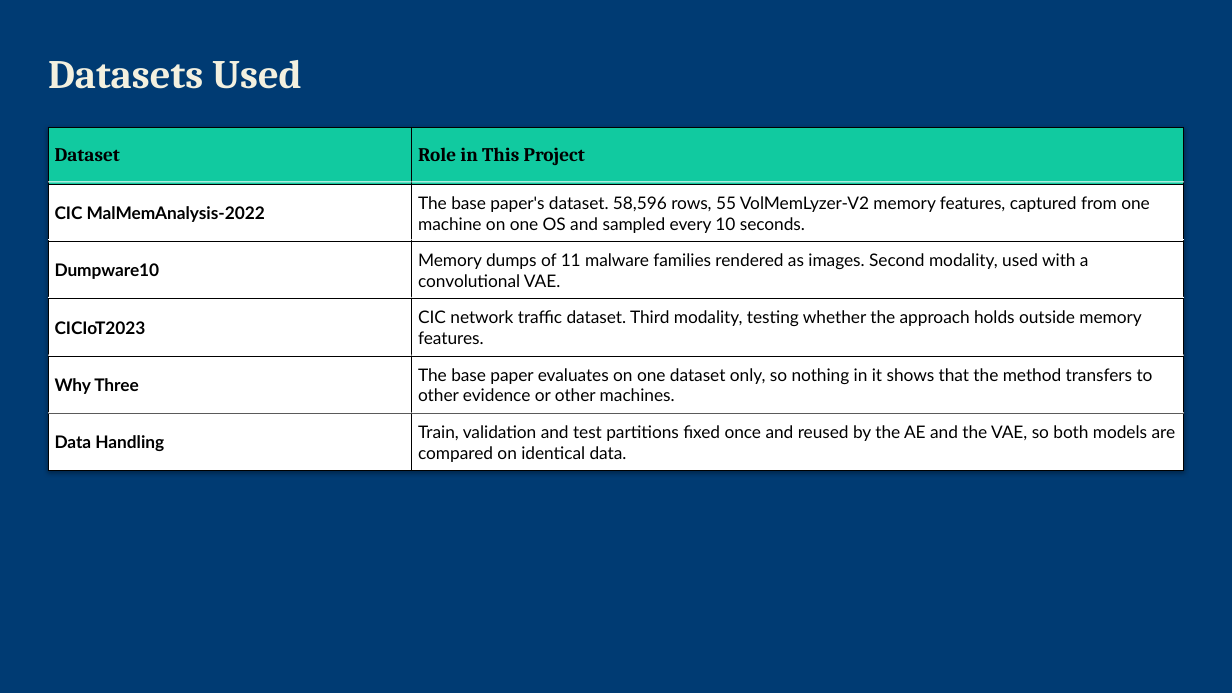
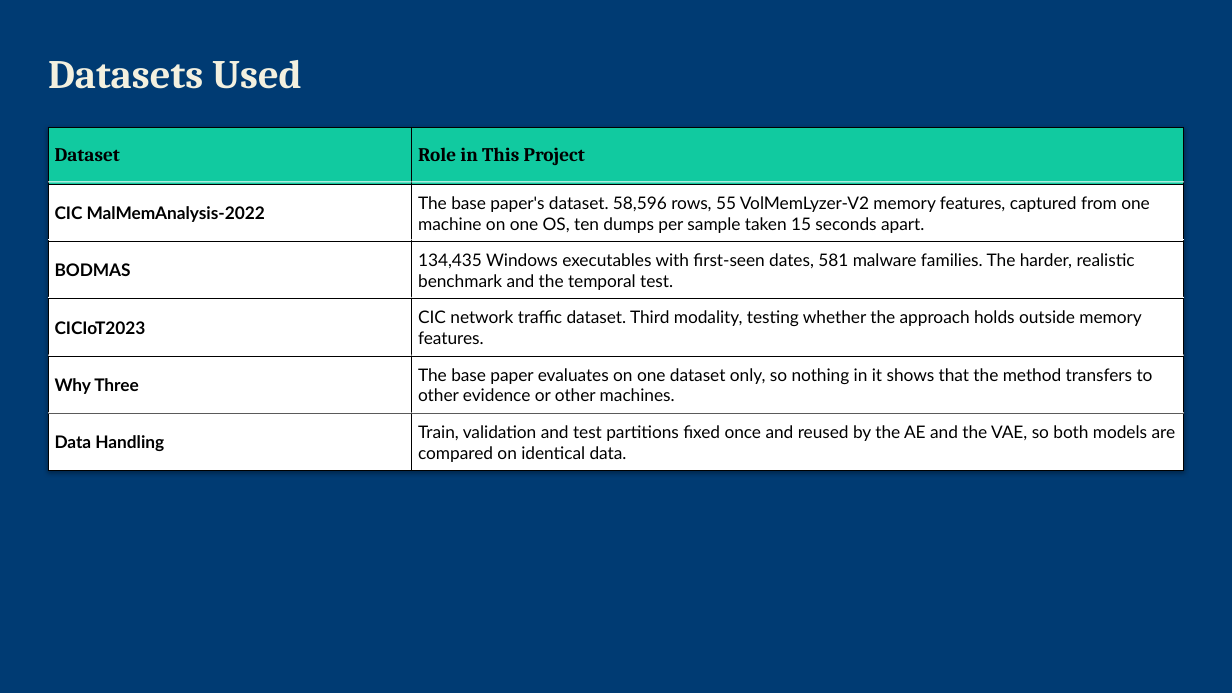
Before and after one commit to SoulDeplane/Probabilistic-Anomaly-Scoring, a slide deck: slide 7 of Writeup/PPT 1.pptx. Drawn at 1232x693 pixels with LibreOffice and Linux fonts; fonts in the diff are those of the drawing; background and template pictures are left out. Boxes give left, top, right and bottom in pixels: in the first picture for what was removed or moved away, otherwise in the second. Text is boxed around its words. In the diff, an @@ line names an element or a change of style, - is before the commit and + after.

```diff
--- a/Writeup/PPT 1.pptx
+++ b/Writeup/PPT 1.pptx
@@ table at <box>48,128,1185,471</box> @@
-row 2, column 2: The base paper's dataset. 58,596 rows, 55 VolMemLyzer-V2 memory features, captured from one machine on one OS and sampled every 10 seconds.
+row 2, column 2: The base paper's dataset. 58,596 rows, 55 VolMemLyzer-V2 memory features, captured from one machine on one OS, ten dumps per sample taken 15 seconds apart.
-row 3, column 1: Dumpware10
+row 3, column 1: BODMAS
-row 3, column 2: Memory dumps of 11 malware families rendered as images. Second modality, used with a convolutional VAE.
+row 3, column 2: 134,435 Windows executables with first-seen dates, 581 malware families. The harder, realistic benchmark and the temporal test.
```
Also in this commit, not shown: 8 other slides changed, 34 other files.
